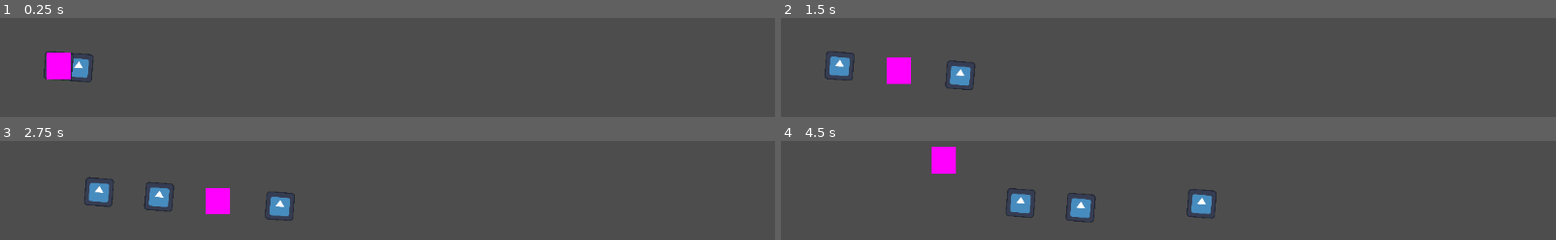
Above: before the commit, frames 1-4 (two rows, left to right).
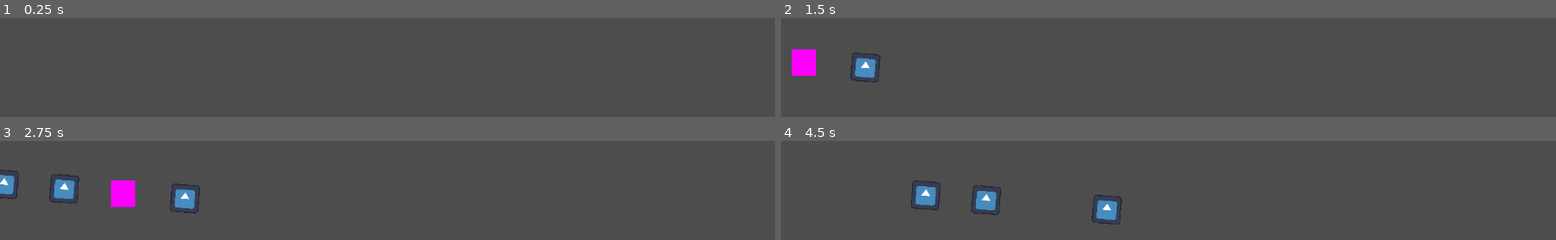
Above: after the commit, the same moments.

Repository: dinesh1160/Goedware-Jam
Game: Godot game, scene res://Levels/level_scene.tscn
The game is run twice, just before and just after one commit, with the same random seed, the same clock (stepped at 60 frames per second) and the same inputs. The engine's default icon, where the game draws it, is replaced by a stand-in: a white triangle on a blue panel in a dark square.
Inputs:
- Up to frame 1 (0.25 s): no input
- Up to frame 2 (1.5 s): hold D (Right) 0.53-1.28 s; hold S (Down) from 1.28 s (still down)
- Up to frame 3 (2.75 s): release S (Down) at 2.03 s; hold D (Right) from 2.03 s (still down)
- Up to frame 4 (4.5 s): release D (Right) at 2.78 s; hold W (Up) 2.78-3.53 s; hold A (Left) from 3.53 s (still down)

The runs differ from the first frame. In frame 1, 1.5% of the frame differs, in the area x 5-13%, y 33-66%; in frame 2, 3.6%; in frame 3, 5.3%, in the area x 0-39%, y 29-81%; in frame 4, 4.8%.

Commit message:
Path redefined

Diff:
--- a/Levels/level_scene.gd
+++ b/Levels/level_scene.gd
@@ -2,7 +2,6 @@
 
 @onready var player: CharacterBody2D = $Player
 @onready var follow_area: Area2D = $Path2D/FollowPath/FollowArea
-
 
 
 var on_timer:bool = true
@@ -19,5 +18,13 @@
 func On_Countdown() -> void:
 	if on_timer:
 		player.global_position = follow_area.global_position
+
 func _on_level_start_timer_timeout() -> void:
 	on_timer = false
+	print("Start");
+
+
+func _on_follow_area_body_exited(body: Node2D) -> void:
+	if body == player:
+		player.queue_free()
+		print("die");
--- a/Levels/level_scene.tscn
+++ b/Levels/level_scene.tscn
@@ -7,7 +7,7 @@
 
 [sub_resource type="Curve2D" id="Curve2D_pxm0e"]
 _data = {
-"points": PackedVector2Array(0, 0, 0, 0, 26, 67, 0, 0, 0, 0, 166, 78, 0, 0, 0, 0, 243, 71, 0, 0, 0, 0, 280, 67, 0, 0, 0, 0, 319, 71, 0, 0, 0, 0, 357, 80)
+"points": PackedVector2Array(0, 0, 0, 0, -21, 63, 0, 0, 0, 0, 166, 78, 0, 0, 0, 0, 243, 71, 0, 0, 0, 0, 280, 67, 0, 0, 0, 0, 319, 71, 0, 0, 0, 0, 403, 72)
 }
 point_count = 6
 
@@ -19,12 +19,14 @@
 [node name="Camera2D" type="Camera2D" parent="."]
 zoom = Vector2(3, 3)
 
+[node name="Player" parent="." instance=ExtResource("2_bvktw")]
+
 [node name="Path2D" type="Path2D" parent="."]
 position = Vector2(-189, -75)
 curve = SubResource("Curve2D_pxm0e")
 
 [node name="PathFollow2D" type="PathFollow2D" parent="Path2D"]
-position = Vector2(26, 67)
+position = Vector2(-21, 63)
 rotation = 0.0784103
 rotates = false
 loop = false
@@ -35,7 +37,7 @@
 texture = ExtResource("2_825pe")
 
 [node name="FollowPath" type="PathFollow2D" parent="Path2D"]
-position = Vector2(26, 67)
+position = Vector2(-21, 63)
 rotation = 0.0784103
 rotates = false
 loop = false
@@ -47,7 +49,7 @@
 shape = SubResource("CircleShape2D_e1i5v")
 
 [node name="PathFollow2D3" type="PathFollow2D" parent="Path2D"]
-position = Vector2(26, 67)
+position = Vector2(-21, 63)
 rotation = 0.0784103
 rotates = false
 loop = false
@@ -58,7 +60,7 @@
 texture = ExtResource("2_825pe")
 
 [node name="PathFollow2D4" type="PathFollow2D" parent="Path2D"]
-position = Vector2(26, 67)
+position = Vector2(-21, 63)
 rotation = 0.0784103
 rotates = false
 loop = false
@@ -70,8 +72,8 @@
 
 [node name="LevelStart_Timer" type="Timer" parent="."]
 wait_time = 3.0
+one_shot = true
 autostart = true
 
-[node name="Player" parent="." instance=ExtResource("2_bvktw")]
-
+[connection signal="body_exited" from="Path2D/FollowPath/FollowArea" to="." method="_on_follow_area_body_exited"]
 [connection signal="timeout" from="LevelStart_Timer" to="." method="_on_level_start_timer_timeout"]
--- a/Player/player.gd
+++ b/Player/player.gd
@@ -1,6 +1,6 @@
 extends CharacterBody2D
 
-const SPEED: float = 40
+const SPEED: float = 50
 
 func _physics_process(delta: float) -> void:
 	get_input()
@@ -8,5 +8,5 @@
 
 
 func get_input() -> void:
-	var input_direction = Input.get_vector("Left","Right","Up","Down");
+	var input_direction = Input.get_vector("Left","Right","Up","Down"); #Vector for input vector
 	velocity = input_direction * SPEED
